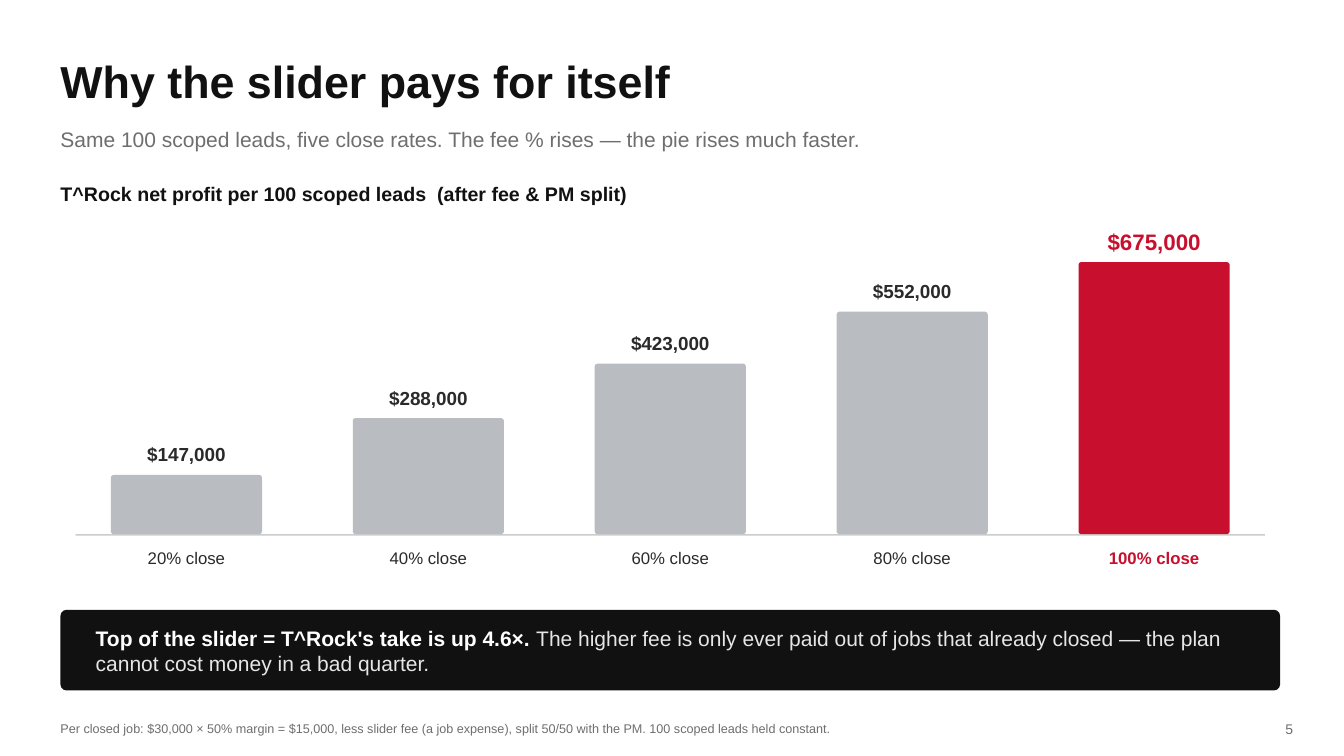
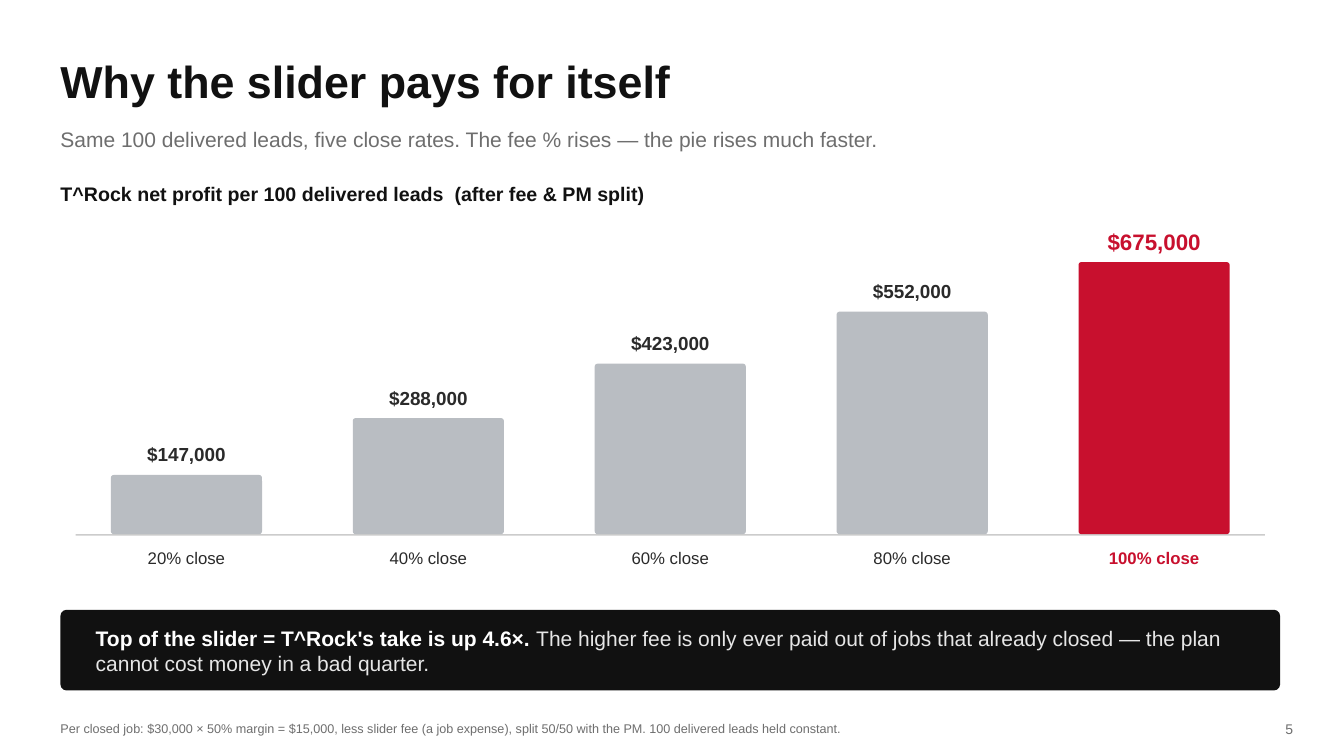
Before and after one commit to DommyD26/roofing-site-template, a slide deck: slide 5 of pitch/Commission-Plan.pptx. Drawn at 1344x756 pixels with LibreOffice and Linux fonts; fonts in the diff are those of the drawing. Boxes give left, top, right and bottom in pixels: in the first picture for what was removed or moved away, otherwise in the second. Text is boxed around its words. In the diff, an @@ line names an element or a change of style, - is before the commit and + after.

```diff
--- a/pitch/Commission-Plan.pptx
+++ b/pitch/Commission-Plan.pptx
@@ text at <box>60,132,877,151</box>: text changed @@
-Same 100 scoped leads, five close rates. The fee % rises — the pie rises much faster.
+Same 100 delivered leads, five close rates. The fee % rises — the pie rises much faster.
@@ text at <box>60,186,644,205</box>: text changed @@
-T^Rock net profit per 100 scoped leads (after fee & PM split)
+T^Rock net profit per 100 delivered leads (after fee & PM split)
@@ text at <box>60,724,841,736</box>: text changed @@
-Per closed job: $30,000 × 50% margin = $15,000, less slider fee (a job expense), split 50/50 with the PM. 100 scoped leads held constant.
+Per closed job: $30,000 × 50% margin = $15,000, less slider fee (a job expense), split 50/50 with the PM. 100 delivered leads held constant.
```
Also in this commit, not shown: 6 other slides changed, 3 other files.
